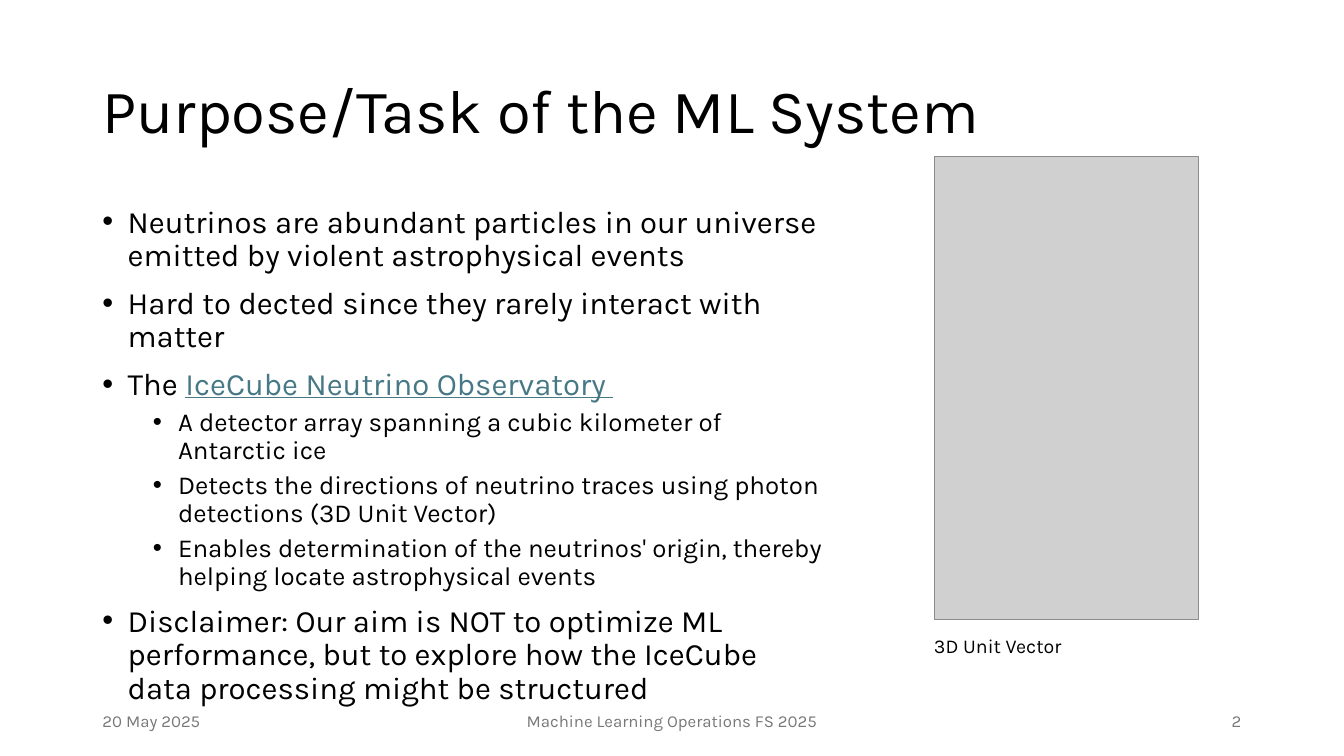
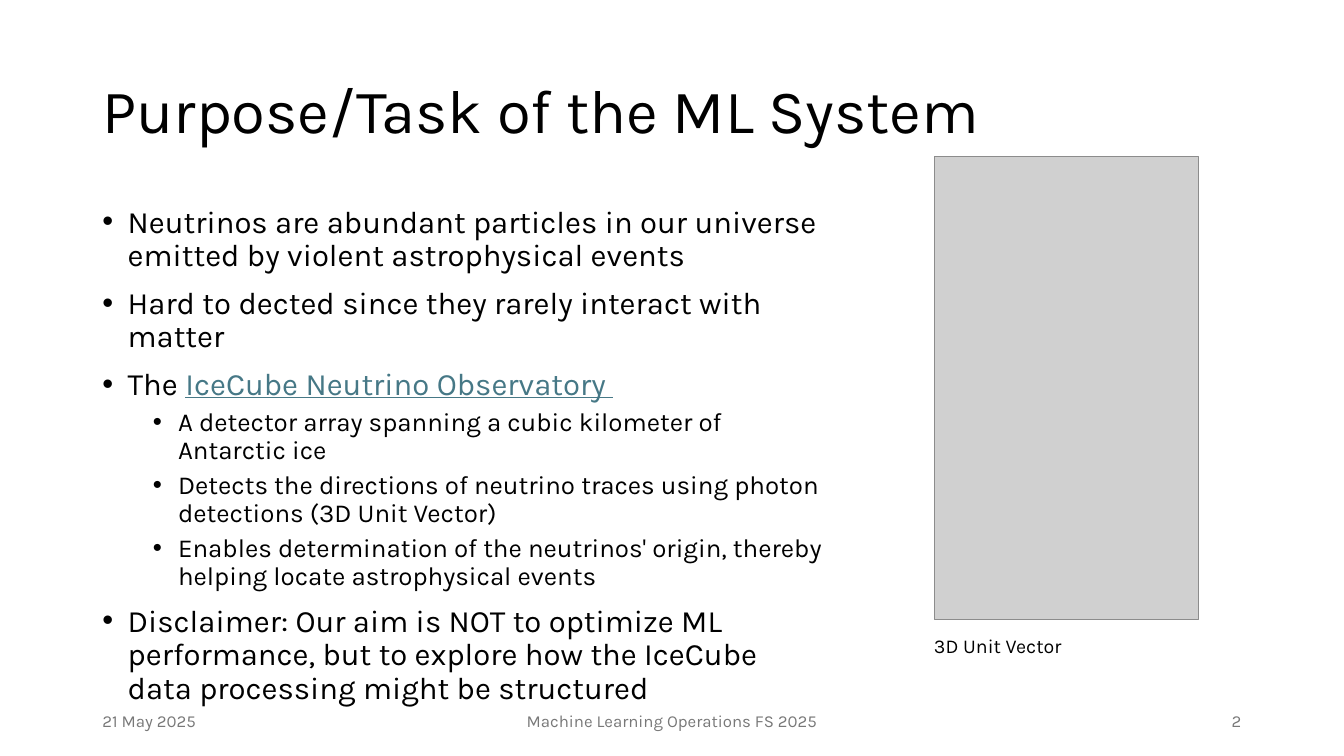
Before and after one commit to Saxermi/ml_ops_ice_cube, a slide deck: slide 2 of Group_13_Final_Presentation_Deck_IceCube_Neutrinos_in_Deep_Ice.pptx. Drawn at 1344x756 pixels with LibreOffice and Linux fonts; fonts in the diff are those of the drawing; grey boxes stand for pictures. Boxes give left, top, right and bottom in pixels: in the first picture for what was removed or moved away, otherwise in the second. Text is boxed around its words. In the diff, an @@ line names an element or a change of style, - is before the commit and + after.

```diff
--- a/Group_13_Final_Presentation_Deck_IceCube_Neutrinos_in_Deep_Ice.pptx
+++ b/Group_13_Final_Presentation_Deck_IceCube_Neutrinos_in_Deep_Ice.pptx
@@ text at bbox=[102, 716, 196, 731]: text changed @@
-20 May 2025
+21 May 2025
```
Also in this commit, not shown: 4 other slides changed, 1 other file.
